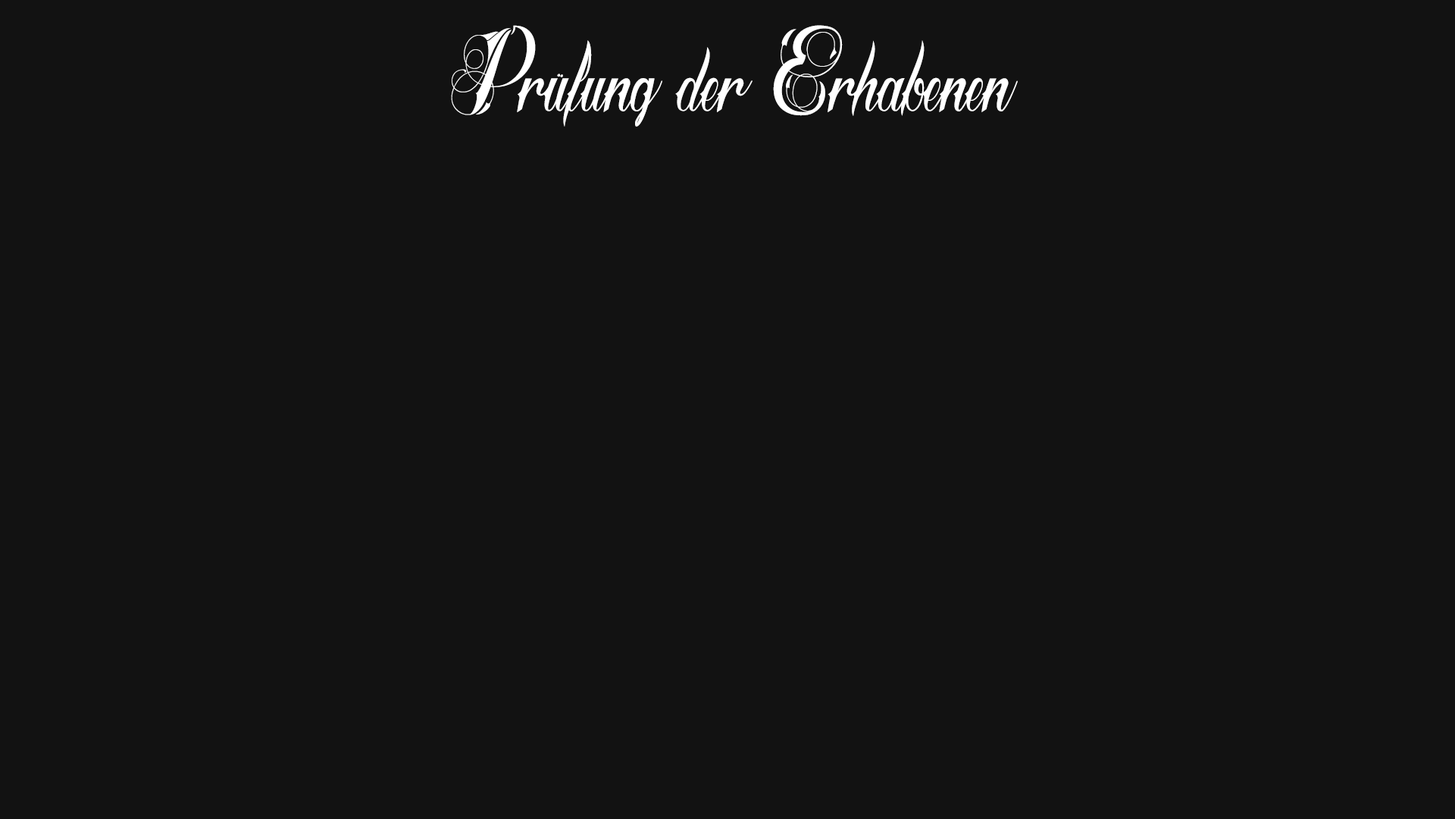
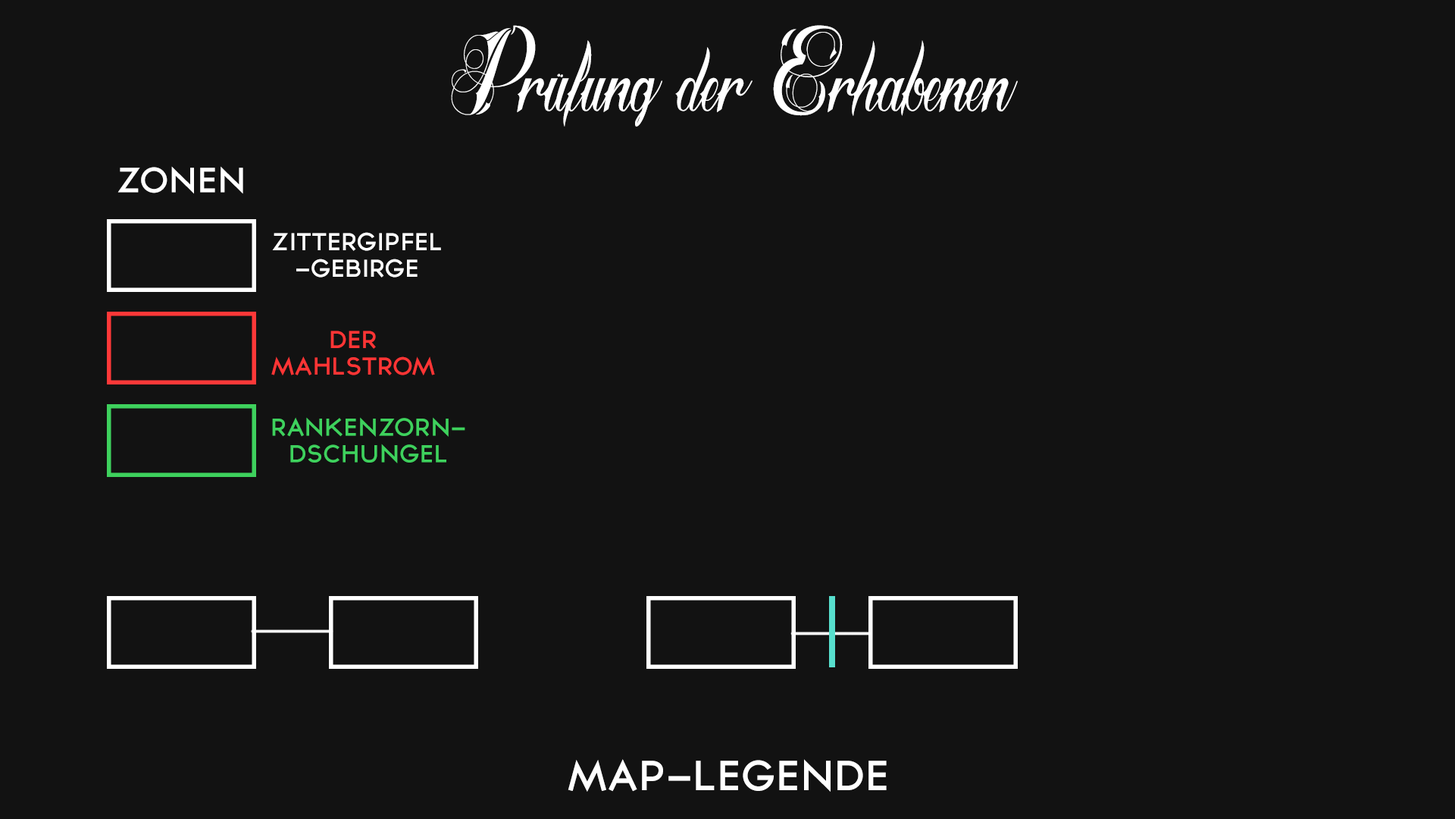
Before/after of a 1455x819 layered artwork. What changed in the layer stack:
added layer "RANKENZORN- DSCHUNGEL" above "DER MAHLSTROM" over [272, 416, 466, 464]
added layer "DER MAHLSTROM" above "ZITTERGIPFEL -GEBIRGE" over [271, 330, 436, 376]
added layer "ZITTERGIPFEL -GEBIRGE" above "MAP-LEGENDE" over [272, 231, 442, 278]
added layer "MAP-LEGENDE" above "Prüfung der Erhabenen" over [567, 758, 887, 792]
added layer "ZONEN" above "Rechteck 2" over [117, 165, 244, 195]
added layer "Rechteck 2" above "Ebene 1" over [829, 595, 836, 668]
added layer "Ebene 1" above "Rechteck 1 Kopie 4" over [250, 628, 872, 636]
added layer "Rechteck 1 Kopie 4" (1st of 2) above "Rechteck 1 Kopie 4" over [868, 595, 1018, 669]
added layer "Rechteck 1 Kopie 4" (2nd of 2) above "Rechteck 1 Kopie 3" over [646, 595, 796, 669]
added layer "Rechteck 1 Kopie 3" (1st of 2) above "Rechteck 1 Kopie 3" over [328, 595, 479, 669]
added layer "Rechteck 1 Kopie 3" (2nd of 2) above "Rechteck 1 Kopie 2" over [106, 595, 257, 669]
added layer "Rechteck 1 Kopie 2" above "Rechteck 1 Kopie" over [106, 311, 257, 385]
added layer "Rechteck 1 Kopie" above "Rechteck 1" over [106, 404, 257, 477]
added layer "Rechteck 1" above "Paths" over [106, 219, 257, 292]
